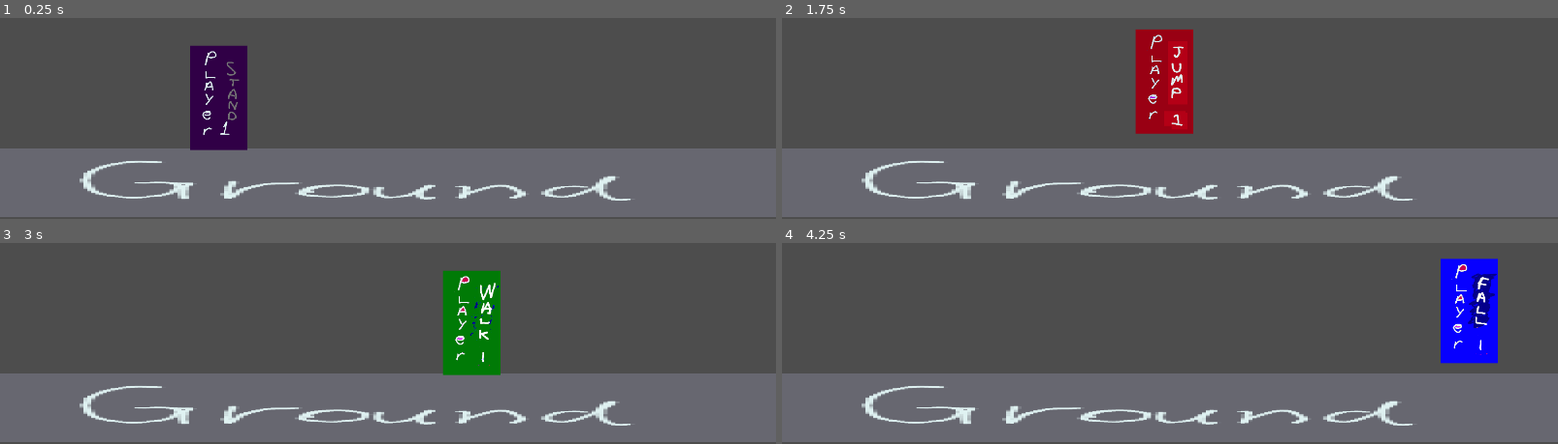
Above: before the commit, frames 1-4 (two rows, left to right).
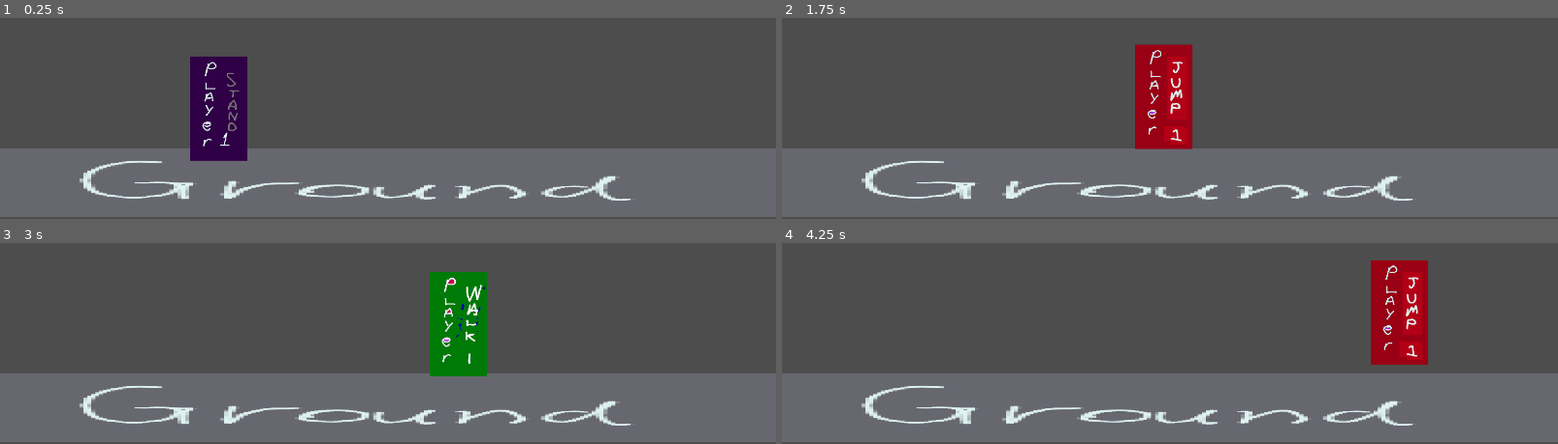
Above: after the commit, the same moments.

Repository: haruo-gabriel/portal2d
Game: Godot game, scene res://Scenes/Main/main.tscn
Two runs of this game, one before a commit and one after it. Both use one fixed random seed, a clock stepped at 60 frames per second and the inputs below.
Inputs:
- Up to frame 1 (0.25 s): no input
- Up to frame 2 (1.75 s): hold Shift (crouch) 0.53-1.28 s; hold D (move_right) from 0.53 s (still down); tap Space (jump) at 0.77, 0.8, 1.07, 1.35, 1.52 s; tap Shift (crouch) at 1.55 s
- Up to frame 3 (3 s): tap Space (jump) at 1.82, 2.3 s; release D (move_right) at 2.03 s; hold A (move_left) 2.03-2.78 s; hold Shift (crouch) 2.03-2.78 s; hold D (move_right) from 2.78 s (still down); tap Shift (crouch) at 2.85 s
- Up to frame 4 (4.25 s): keep holding D (move_right); tap Space (jump) at 3.02, 3.32, 3.6, 3.77, 4.07 s

The runs differ from the first frame. In frame 1, 1.3% of the frame differs, in the area x 24-32%, y 13-72%; in frame 2, 2.1%; in frame 3, 2.7%; in frame 4, 7.7%, in the area x 75-93%, y 7-61%.

Commit message:
Adding a new hitbox for the crouched position
I know it's not best to have multiple hitboxes, but for only two possible states, it should be fine.

I also some some stuff to _ready()

Diff:
--- a/godot project/Scenes/player.tscn
+++ b/godot project/Scenes/player.tscn
@@ -18,6 +18,9 @@
 
 [sub_resource type="RectangleShape2D" id="RectangleShape2D_nbok6"]
 size = Vector2(112.5, 196.5)
+
+[sub_resource type="RectangleShape2D" id="RectangleShape2D_bv35t"]
+size = Vector2(111, 151)
 
 [sub_resource type="Animation" id="Animation_ou7s0"]
 resource_name = "Fall"
@@ -134,11 +137,15 @@
 [node name="Sprite2D" type="Sprite2D" parent="."]
 position = Vector2(426, 685)
 scale = Vector2(0.56, 0.51)
-texture = ExtResource("2_fouop")
+texture = ExtResource("13_vyot3")
 
-[node name="CollisionShape2D" type="CollisionShape2D" parent="."]
+[node name="NormalHitbox" type="CollisionShape2D" parent="."]
 position = Vector2(426.75, 683.25)
 shape = SubResource("RectangleShape2D_nbok6")
+
+[node name="CrouchedHitbox" type="CollisionShape2D" parent="."]
+position = Vector2(426.5, 684.5)
+shape = SubResource("RectangleShape2D_bv35t")
 
 [node name="AnimationPlayer" type="AnimationPlayer" parent="."]
 libraries = {
--- a/godot project/Scripts/Player/Player.gd
+++ b/godot project/Scripts/Player/Player.gd
@@ -16,6 +16,9 @@
 # You move slower while crouched
 const CROUCH_SPEED_MULTIPLIER: float = .5
 
+# Ratio for the new hibox
+const CROUCH_HITBOX_SCALE: Vector2 = Vector2(1.05, .1)
+
 const JUMP_VELOCITY: float = -400.0
 
 const MAX_Y_SPEED: float = 1000.0 # In absolute value
@@ -28,11 +31,14 @@
 @onready var animation: AnimationPlayer = $AnimationPlayer
 @onready var sprite: Sprite2D = $Sprite2D
 
+@onready var main_hitbox: CollisionShape2D = $NormalHitbox
+@onready var crouched_hitbox: CollisionShape2D = $CrouchedHitbox
+
 var gravity: float = ProjectSettings.get_setting("physics/2d/default_gravity")
 
 var direction: float
-var last_jumped: int = 0 # Frames since last jump input
-var is_crouching: bool = false
+var last_jumped: int # Frames since last jump input
+var is_crouching: bool
 
 func set_animation() -> void:
 	"""
@@ -76,6 +82,11 @@
 		return
 
 	sprite.flip_h = direction < 0
+
+func set_hitbox() -> void:
+
+	main_hitbox.disabled = not is_crouching
+	crouched_hitbox.disabled = is_crouching
 
 func jump() -> void:
 
@@ -136,6 +147,15 @@
 	velocity.x = max(-MAX_X_SPEED, min(MAX_X_SPEED, velocity.x))
 	velocity.y = max(-MAX_Y_SPEED, min(MAX_Y_SPEED, velocity.y))
 
+func _ready() -> void:
+
+	direction = 1
+	last_jumped = 0
+	is_crouching = false
+
+	main_hitbox.disabled = false
+	crouched_hitbox.disabled = true
+
 func _physics_process(delta: float) -> void:
 
 	direction = Input.get_axis("move_left", "move_right")
@@ -145,5 +165,6 @@
 
 	set_animation()
 	set_sprite()
+	set_hitbox()
 
 	move_and_slide()
Not shown: 1 places in godot project/Scenes/player.tscn that only renumber resources
